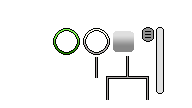
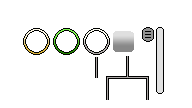
Revision of a layered w=192, h=108 image; what changed, layer by layer:
added group "Circle" with 12 layers above "Circle background" over [23, 28, 50, 55]
added group "Hover" with 3 layers in group "Circle" over [23, 28, 50, 55]
added layer "Layer 2 copy 3" (1st of 2, in "Circle" › "Hover") in group "Hover" over [24, 29, 49, 54]
added layer "Layer 34 copy 3" (1st of 2, in "Circle" › "Hover") in group "Hover" over [23, 28, 50, 55]
added layer "Layer 1 copy" (1st of 2, in "Circle" › "Hover") in group "Hover" over [23, 28, 50, 55]
